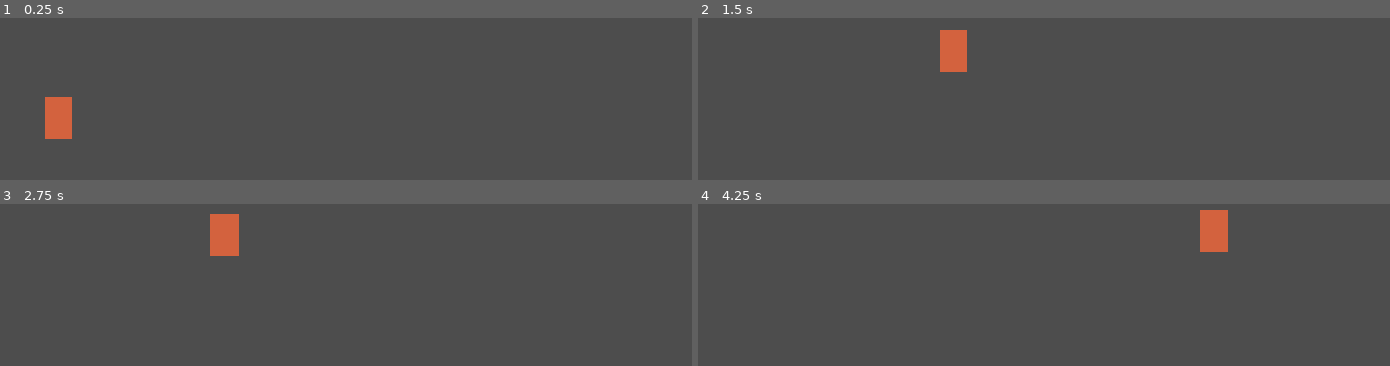
Above: before the commit, frames 1-4 (two rows, left to right).
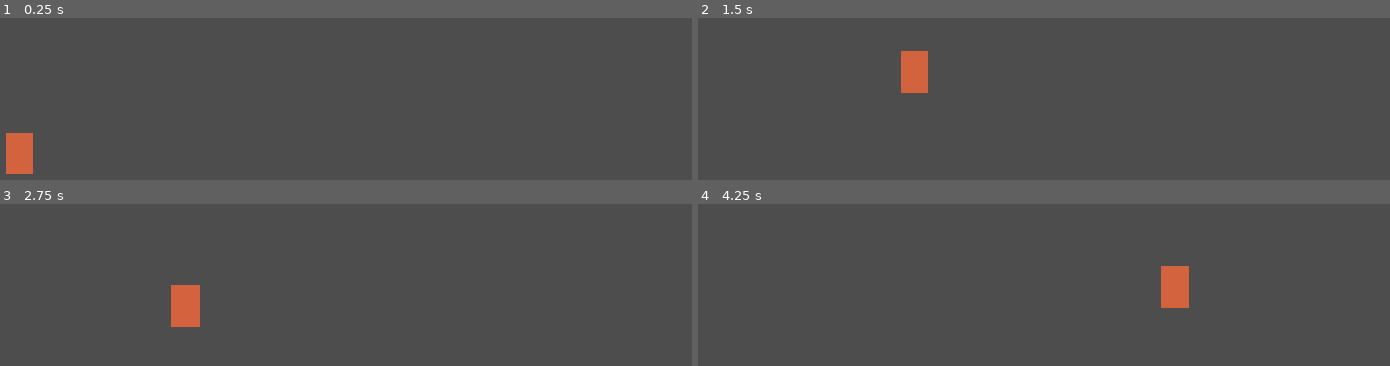
Above: after the commit, the same moments.

Repository: fredogosh-bot/TheGoodTheBadAndElTigreRevival
Game: Godot game, scene res://main.tscn
The game is run twice, just before and just after one commit, with the same random seed, the same clock (stepped at 60 frames per second) and the same inputs.
Inputs:
- Up to frame 1 (0.25 s): no input
- Up to frame 2 (1.5 s): hold Right (mover_derecha) from 0.53 s (still down); tap Down (bajar) at 0.6 s; tap Up (saltar) at 0.77, 0.8, 1.07, 1.35 s
- Up to frame 3 (2.75 s): tap Up (saltar) at 1.52, 1.82, 2.3 s; tap Down (bajar) at 1.55, 2.1 s; release Right (mover_derecha) at 2.03 s; hold Left (mover_izquierda) from 2.03 s (still down)
- Up to frame 4 (4.25 s): release Left (mover_izquierda) at 2.78 s; hold Right (mover_derecha) from 2.78 s (still down); tap Down (bajar) at 2.85 s; tap Up (saltar) at 3.02, 3.32, 3.6, 3.77, 4.07 s

The runs differ from the first frame. In frame 1, 2.0% of the frame differs, in the area x 0-11%, y 48-97%; in frame 2, 2.0%; in frame 3, 2.2%, in the area x 24-35%, y 6-76%; in frame 4, 2.1%.

Commit message:
Hito 2 Finalizado: Ajustes de Coyote Time en suelo y paredes aplcados con exito

Diff:
--- a/main.tscn
+++ b/main.tscn
@@ -9,7 +9,10 @@
 size = Vector2(87.75, 1127.25)
 
 [sub_resource type="RectangleShape2D" id="RectangleShape2D_ig7tw"]
-size = Vector2(75.875, 1135.5)
+size = Vector2(75.875, 1191.375)
+
+[sub_resource type="RectangleShape2D" id="RectangleShape2D_0xm2m"]
+size = Vector2(38.9375, 575.84375)
 
 [node name="main" type="Node2D" unique_id=2104369919]
 
@@ -31,4 +34,11 @@
 position = Vector2(1, 118)
 shape = SubResource("RectangleShape2D_ig7tw")
 
+[node name="Techo" type="StaticBody2D" parent="." unique_id=146887429]
+
+[node name="CollisionShape2D" type="CollisionShape2D" parent="Techo" unique_id=942712808]
+position = Vector2(473, 404)
+rotation = 1.5707964
+shape = SubResource("RectangleShape2D_0xm2m")
+
 [node name="Player" parent="." unique_id=1410339274 instance=ExtResource("1_ig7tw")]
--- a/player.gd
+++ b/player.gd
@@ -2,10 +2,30 @@
 
 
 const SPEED = 300.0
-const JUMP_VELOCITY = -550.0
+const JUMP_VELOCITY = -530.0
+
+# Implementacion del tiempo coyote para mejorar el tiempo de respuesta
+const COYOTE_DURATION = 0.15
+var coyote_timer = 0.0
+const WALL_COYOTE_DURATION = 0.15 #tolerancia para las paredes
+var wall_coyote_timer = 0.0
+var last_wall_normal = Vector2.ZERO # Guarda la direccion de la ultima pared tocada
 
 
 func _physics_process(delta: float) -> void:
+
+	# Control del temporizador Coyote
+	if is_on_floor():
+		coyote_timer = COYOTE_DURATION # Si toca el suelo, el colchón está lleno
+	else:
+		coyote_timer -= delta # Si está en el aire, el tiempo se empieza a agotar
+
+	if is_on_wall():
+		wall_coyote_timer = WALL_COYOTE_DURATION
+		last_wall_normal = get_wall_normal()
+	else:
+		wall_coyote_timer -= delta
+
 	# Add the gravity.
 	if not is_on_floor():
 		if is_on_wall() and velocity.y >= 0:
@@ -17,29 +37,36 @@
 
 
 	if is_on_wall():
-		var wall_normal = get_wall_normal()
+		var wall_normal = last_wall_normal
 		var input_dir = Input.get_axis("mover_izquierda","mover_derecha")
 
 		# Despegue sutil bajo
 		if Input.is_action_just_pressed("bajar"):
 			velocity.x = wall_normal.x * SPEED * 1.2
+			wall_coyote_timer = 0.0 # tolerancia se consume inmediatamente
 
-		# salto parabolico
+		# salto parabolico desde pared
 		if (wall_normal.x > 0 and input_dir > 0) or (wall_normal.x < 0 and input_dir < 0):
 			velocity.y = JUMP_VELOCITY
 			velocity.x = wall_normal.x * SPEED
-			print("Salto parabolico")
+			wall_coyote_timer = 0.0 # la tolerancia se consume inmediatamente
+			print("Salto parabolico con tolerancia")
 
 	# Handle jump.
 	if Input.is_action_just_pressed("saltar"):
-		if is_on_floor():
-			#Salto normal desde el suelo
+
+		if coyote_timer > 0.0:
 			velocity.y = JUMP_VELOCITY
-		elif is_on_wall():
+			coyote_timer = 0.0 # consume el temporizador para evitar saltos dobles en el aire (se considerará en un futuro la implementacion de saltos dobles por lo que esto podria cambiar)
+			print("Salto con coyote time")
+
+		elif is_on_wall() or wall_coyote_timer > 0.0:
 			# salto de pared con despegue sutil
 			velocity.y = JUMP_VELOCITY
-			var wall_normal = get_wall_normal()
+			var wall_normal = last_wall_normal
 			velocity.x = wall_normal.x * SPEED * 1.2
+			wall_coyote_timer = 0.0
+			print("Salto sutil con tolerancia")
 
 
 	# Get the input direction and handle the movement/deceleration.
--- a/player.tscn
+++ b/player.tscn
@@ -9,14 +9,14 @@
 script = ExtResource("1_4flbx")
 
 [node name="ColorRect" type="ColorRect" parent="." unique_id=326493971]
-offset_left = 111.0
-offset_top = 490.0
-offset_right = 151.0
-offset_bottom = 550.0
+offset_left = 55.0
+offset_top = 540.0
+offset_right = 95.0
+offset_bottom = 600.0
 color = Color(0.827451, 0.38431373, 0.24313726, 1)
 metadata/_edit_use_anchors_ = true
 
 [node name="CollisionShape2D" type="CollisionShape2D" parent="." unique_id=1262110595]
-position = Vector2(131, 520)
+position = Vector2(75, 570)
 shape = SubResource("RectangleShape2D_h0swe")
 debug_color = Color(0.26638302, 0.4888637, 0.5783635, 0.5411765)
